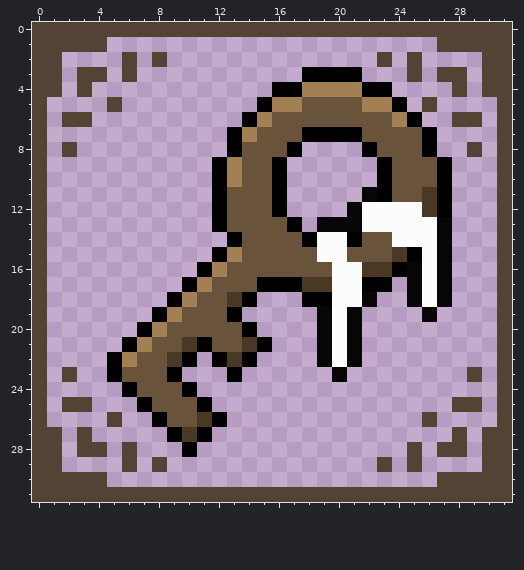
Pixel-art sprite -- public/inventory/chestKeyRestfield.png. The first picture shows the starting point.
The file is 256x256 pixels, drawn in blocks of 8x8; one block is one cell here.
After:
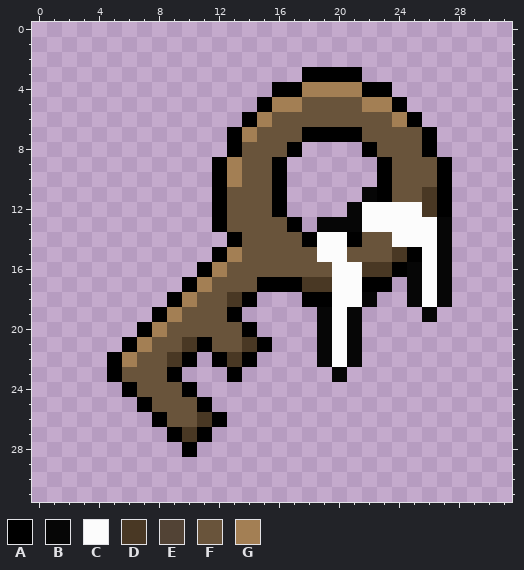
Palette (. is transparent): A #000000  B #060606  C #fcfcfc  D #493824  E #524335  F #69543b  G #a37f54
The edit:
The edit erases colour E in row 0 at x 0 to 31; in row 1 at x 0 to 4 and 27 to 31; in row 2 at x 0 to 1, 6, 8, 23, 25 and 30 to 31; in row 3 at x 0 to 1, 3 to 4, 6, 25, 27 to 28 and 30 to 31; in row 4 at x 0 to 1, 3, 28 and 30 to 31; in row 5 at x 0, 5, 26 and 31.
The edit erases colour E in row 6 at x 0, 2 to 3, 28 to 29 and 31; in row 7 at x 0 and 31; in row 8 at x 0, 2, 29 and 31; in rows 9 to 22 at x 0 and 31; in row 23 at x 0, 2, 29 and 31; in row 24 at x 0 and 31.
The edit erases colour E in row 25 at x 0, 2 to 3, 28 to 29 and 31; in row 26 at x 0, 5, 26 and 31; in row 27 at x 0 to 1, 3, 28 and 30 to 31; in row 28 at x 0 to 1, 3 to 4, 6, 25, 27 to 28 and 30 to 31; in row 29 at x 0 to 1, 6, 8, 23, 25 and 30 to 31; in row 30 at x 0 to 4 and 27 to 31.
The edit erases colour E in row 31 at x 0 to 31.
